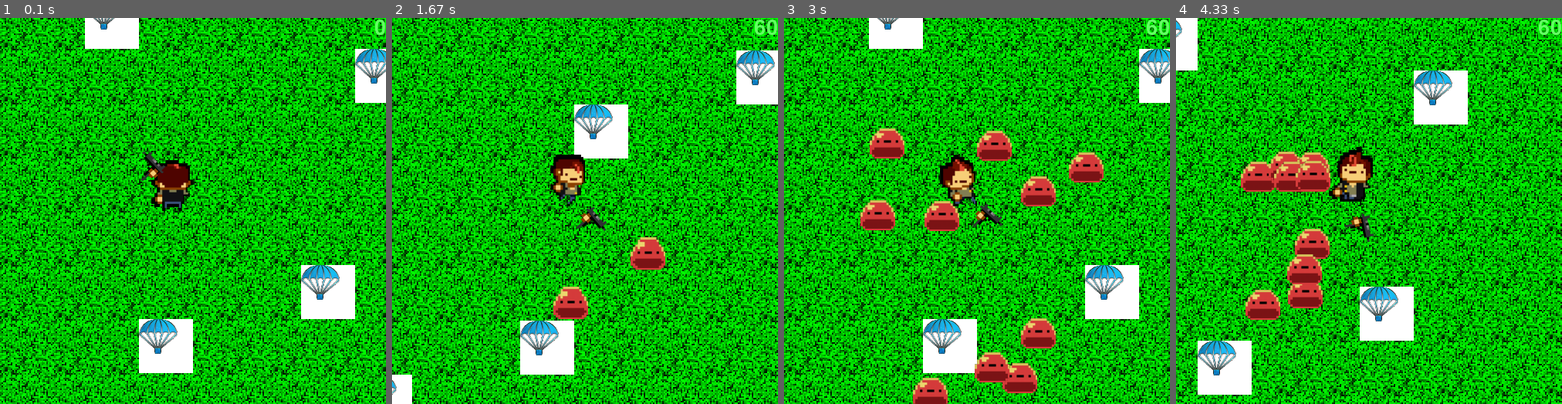
Above: before the commit, frames 1-4 (left to right).
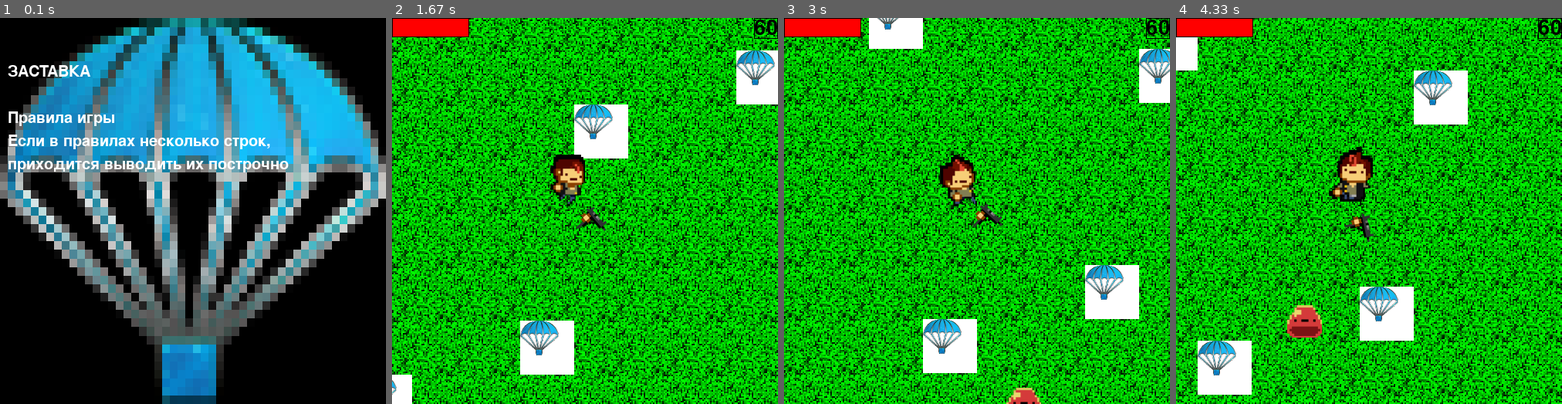
Above: after the commit, the same moments.

Repository: Alexhappytim/PyGame_YAndex
Game: pygame game, started from main.py
The game is run twice, just before and just after one commit, with the same random seed, the same clock (stepped at 60 frames per second) and the same inputs.
Inputs (mouse positions are in pixels of both pictures, inside the frame that each line leads up to):
- Up to frame 1 (0.1 s): no input
- Up to frame 2 (1.67 s): hold D 0.33-0.8 s; hold W 0.83-1.13 s; move the mouse to (569, 226) at 0.87 s; hold D 1.17-1.63 s; move the mouse to (585, 238) at 1.2 s
- Up to frame 3 (3 s): hold A 1.67-2.2 s; move the mouse to (1015, 295) at 1.7 s; hold S 2.23-2.53 s; move the mouse to (857, 299) at 2.27 s; hold A 2.57-2.97 s; move the mouse to (1119, 346) at 2.6 s
- Up to frame 4 (4.33 s): hold W 3-3.37 s; move the mouse to (1268, 68) at 3.03 s; hold D 3.4-4.03 s; move the mouse to (1276, 133) at 3.43 s; hold S from 4.07 s (still down); move the mouse to (1349, 311) at 4.1 s

The runs differ from the first frame. In frame 1, 100% of the frame differs, in the area x 0-100%, y 0-100%; in frame 2, 2.7%; in frame 3, 7.6%; in frame 4, 6.3%.

Commit message:
append something

Diff:
--- a/Enemy.py
+++ b/Enemy.py
@@ -6,6 +6,7 @@
 class Enemy:
     def __init__(self, pos_x, pos_y):
         self.x, self.y = pos_x, pos_y
+        print(pos_x, pos_y)
         while pos_x - width // 2 < self.x < pos_x + width // 2 and pos_y - height // 2 < self.y < pos_y + height // 2:
             self.x = random.randrange(pos_x - width, pos_x + width)
             self.y = random.randrange(pos_x - height, pos_x + height)
--- /dev/null
+++ b/bullet.py
@@ -0,0 +1,6 @@
+class Bullet:
+    def __init__(self):
+        pass
+
+    def update(self):
+        pass
--- a/constant.py
+++ b/constant.py
@@ -1,12 +1,14 @@
 import pygame
-
 from sprites import load_image
 
+clock = pygame.time.Clock()
 horizontal_borders = pygame.sprite.Group()
 vertical_borders = pygame.sprite.Group()
+FPS = 60
+
 size = height, width = 500, 500
 tile_width = tile_height = 70
-start_x, start_y = 50, 50
+screen = pygame.display.set_mode(size)
 tile_images = {
     'wall': load_image('decoration/pt.png'),
     'empty': load_image('decoration/grass.png')
--- a/gun.py
+++ b/gun.py
@@ -1,6 +1,8 @@
 import math
 from sprites import *
-from Enemy import size, height, width, start_x, start_y
+from constant import *
+
+start_x, start_y = None, None
 
 
 class Gun:
@@ -55,8 +57,8 @@
             self.set_sprite(self.cur_sprite)
             x1, y1 = pygame.mouse.get_pos()
             # print(x1, y1)
-            x1 += (x - height // 2 + start_x)
-            y1 += (y - width // 2 + start_y)
+            x1 += (x - width // 2 + 50)
+            y1 += (y - height // 2 + 50)
             dx = x1 + 12 - self.x
             dy = y1 + 12 - self.y
             angle = math.degrees(math.atan2(-dy, dx) % (2 * math.pi))
--- a/main.py
+++ b/main.py
@@ -1,15 +1,15 @@
 from player import Player
 from sprites import *
 from Enemy import *
-from constant import *
 from map import *
 import random
+from constant import *
+from strart_screen import *
+
 
 pygame.init()
 level_x, level_y, start_x, start_y = generate_level(load_level('level/first.txt'))
 start = True
-clock = pygame.time.Clock()
-FPS = 60
 player = None
 
 """---------Сетап измененного курсора----------"""
@@ -54,24 +54,23 @@
 
 def draw_FPS(screen, fps):
     font = pygame.font.Font(None, 40)
-    text = font.render(str(fps), True, (100, 255, 100))
+    text = font.render(str(fps), True, (0, 0, 0))
     text_x = width - text.get_width()
     text_y = 0
     text_w = text.get_width()
     text_h = text.get_height()
     screen.blit(text, (text_x, text_y))
-    pygame.draw.rect(screen, (0, 255, 0), (text_x, text_y,
+    pygame.draw.rect(screen, (0, 0, 0), (text_x, text_y,
                                            text_w, text_h), 1)
 
 
 if start:
+    start_screen()
     running = True
     enemy = []
-    level_x, level_y, start_x, start_y = generate_level(load_level('level/first.txt'))
-    for i in range(10):
+    for i in range(1):
         enemy.append(Enemy(start_x, start_y))
     player = Player(start_x, start_y)
-    screen = pygame.display.set_mode(size)
     screen.fill(pygame.Color('white'))
     all_sprites.update()
     camera = Camera()
@@ -112,14 +111,11 @@
             if sprite not in tiles_group.sprites():
                 camera.apply(sprite)
 
-
-
-
         # print(clock.get_fps())
-        # print(camera.x, camera.y, player.rect)
+        # print(camera.x, camera.y, player.rect, player.start_x, player.start_y, player.x, player.y)
 
         # print(camera.dx, camera.dy, tiles_group.sprites()[0].rect, tiles_group.sprites()[0].start_x)
-        print(player.rect, tiles_group.sprites()[0].rect)
+        # print(player.rect, tiles_group.sprites()[0].rect)
         # print(tiles_group.sprites())
         # for i in all_sprites:
         #     if i == all_sprites.sprites()
@@ -132,6 +128,7 @@
         all_sprites.draw(screen)
         all_sprites.update()
         draw_FPS(screen, round(clock.get_fps()))
+        player.draw_health(screen)
         clock.tick(FPS)
         pygame.display.flip()
 else:
--- a/map.py
+++ b/map.py
@@ -1,6 +1,5 @@
+from sprites import *
 from constant import *
-from sprites import *
-from player import Player
 
 
 def load_level(filename):
@@ -24,10 +23,7 @@
             tile_width * pos_x, tile_height * pos_y)
         self.start_x = self.rect.x
         self.start_y = self.rect.y
-        print(self.rect, self.start_x, self.start_y)
-
-    def update(self):
-        pass
+        # print(self.rect, self.start_x, self.start_y)
 
 
 def generate_level(level):
@@ -40,5 +36,5 @@
                 Tile('wall', x, y)
             elif level[y][x] == '@':
                 Tile('empty', x, y)
-                x_player, y_player = x, y
-    return x, y, x_player * tile_width, y_player * tile_height
+                x_player, y_player = x * tile_width, y * tile_height
+    return x, y, x_player, y_player
--- a/player.py
+++ b/player.py
@@ -1,7 +1,9 @@
+import pygame
+
 from gun import Gun
 from sprites import *
 import math
-from Enemy import size, height, width, start_x, start_y
+from constant import *
 
 
 class Player:
@@ -45,6 +47,7 @@
         self.rect = self.sprite[0].rect.move(pos_x, pos_y)
         self.direction = None
         self.gun = Gun(self.x, self.y)
+        self.health = 100
 
     def set_sprite(self, n):
         for _ in [self.sprite, self.sprite_shadow]:
@@ -104,8 +107,8 @@
                     self.y -= int(self.speed * koef)
 
                 x1, y1 = pygame.mouse.get_pos()
-                x1 += (self.x - height // 2 + start_x)
-                y1 += (self.y - width // 2 + start_y)
+                x1 += (self.x - height // 2 + 50)
+                y1 += (self.y - width // 2 + 50)
 
                 dx = x1 + 12 - self.x
                 dy = y1 + 12 - self.y
@@ -161,3 +164,7 @@
         self.rect = pygame.rect.Rect(self.x, self.y, self.rect.w, self.rect.h)
         self.gun.update(args[0], self.x, self.y, self.roll)
         return args[0]
+
+    def draw_health(self, screen):
+        pygame.draw.rect(screen, (pygame.Color('red')), (0, 0, width // 5 * self.health / 100, height // 20))
+        pygame.draw.rect(screen, (0, 0, 0), (0, 0, width // 5, height // 20), 1)
--- /dev/null
+++ b/strart_screen.py
@@ -0,0 +1,67 @@
+from sprites import *
+from constant import FPS, width, height, screen, clock
+
+
+def terminate():
+    pygame.quit()
+    sys.exit()
+
+
+def start_screen():
+    intro_text = ["ЗАСТАВКА", "",
+                  "Правила игры",
+                  "Если в правилах несколько строк,",
+                  "приходится выводить их построчно"]
+
+    fon = pygame.transform.scale(load_image('decoration/pt.png'), (width, height))
+    screen.blit(fon, (0, 0))
+    font = pygame.font.Font(None, 30)
+    text_coord = 50
+    for line in intro_text:
+        string_rendered = font.render(line, 1, pygame.Color('white'))
+        intro_rect = string_rendered.get_rect()
+        text_coord += 10
+        intro_rect.top = text_coord
+        intro_rect.x = 10
+        text_coord += intro_rect.height
+        screen.blit(string_rendered, intro_rect)
+
+    while True:
+        for event in pygame.event.get():
+            if event.type == pygame.QUIT:
+                terminate()
+            elif event.type == pygame.KEYDOWN or \
+                    event.type == pygame.MOUSEBUTTONDOWN:
+                return  # начинаем игру
+        pygame.display.flip()
+        clock.tick(FPS)
+
+
+def end_scren():
+    intro_text = ["ЗАСТАВКА", "",
+                  "Правила игры",
+                  "Если в правилах несколько строк,",
+                  "приходится выводить их построчно"]
+
+    fon = pygame.transform.scale(load_image('decoration/grass.png'), (width, height))
+    screen.blit(fon, (0, 0))
+    font = pygame.font.Font(None, 30)
+    text_coord = 50
+    for line in intro_text:
+        string_rendered = font.render(line, 1, pygame.Color('white'))
+        intro_rect = string_rendered.get_rect()
+        text_coord += 10
+        intro_rect.top = text_coord
+        intro_rect.x = 10
+        text_coord += intro_rect.height
+        screen.blit(string_rendered, intro_rect)
+
+    while True:
+        for event in pygame.event.get():
+            if event.type == pygame.QUIT:
+                terminate()
+            elif event.type == pygame.KEYDOWN or \
+                    event.type == pygame.MOUSEBUTTONDOWN:
+                return  # начинаем игру
+        pygame.display.flip()
+        clock.tick(FPS)
--- a/testing_code.py
+++ b/testing_code.py
@@ -4,7 +4,7 @@
 
 size = height, width = 500, 500
 pygame.init()
-GRAVITY = 1
+GRAVITY = 0.5
 screen = pygame.display.set_mode(size)
 screen_rect = (0, 0, width, height)
 
@@ -12,8 +12,10 @@
 class Particle(pygame.sprite.Sprite):
     # сгенерируем частицы разного размера
     fire = [load_image("animation/death/blood.png")]
-    for scale in (2, 3, 4):
-        fire.append(pygame.transform.scale(fire[0], (scale, scale)))
+    fire = [load_image("decoration/bullet.png")]
+
+    for scale in (4, 5, 10):
+        fire.append(pygame.transform.scale(fire[0], (scale * 2, scale)))
 
     def __init__(self, pos, dx, dy):
         super().__init__(all_sprites)
@@ -39,9 +41,10 @@
         if not self.rect.colliderect(screen_rect):
             self.kill()
 
+
 def create_particles(position):
     # количество создаваемых частиц
-    particle_count = 5
+    particle_count = 20
     # возможные скорости
     numbers = range(-5, 6)
     for _ in range(particle_count):
Binary file added: data/decoration/bullet.png
